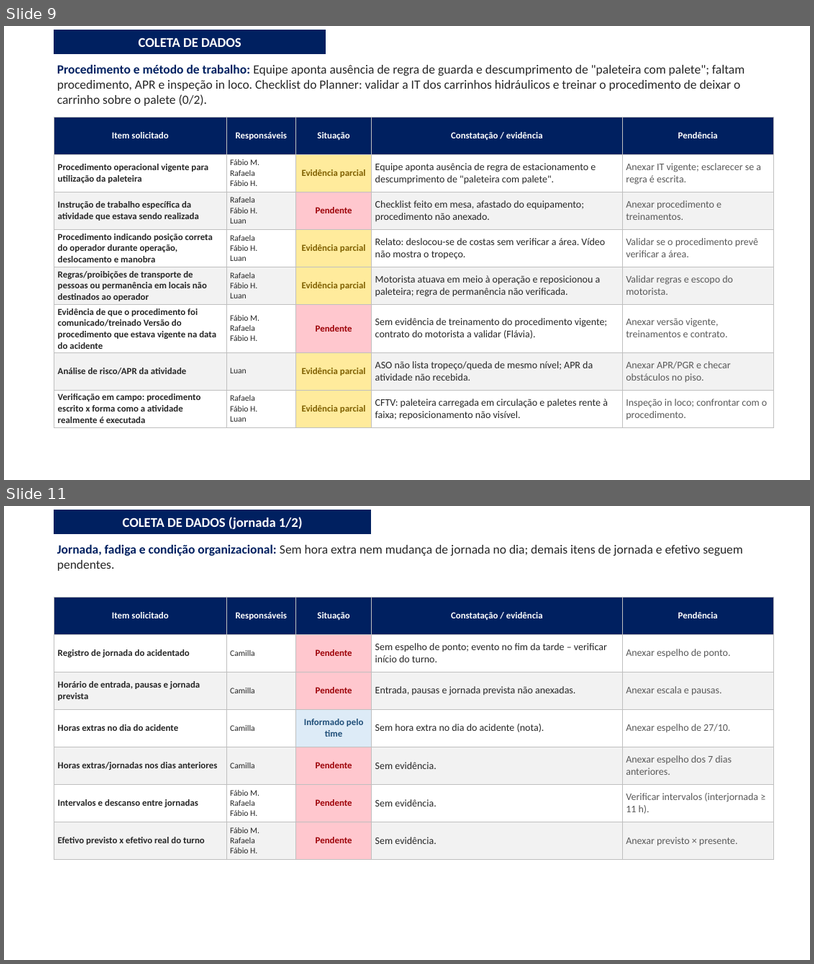
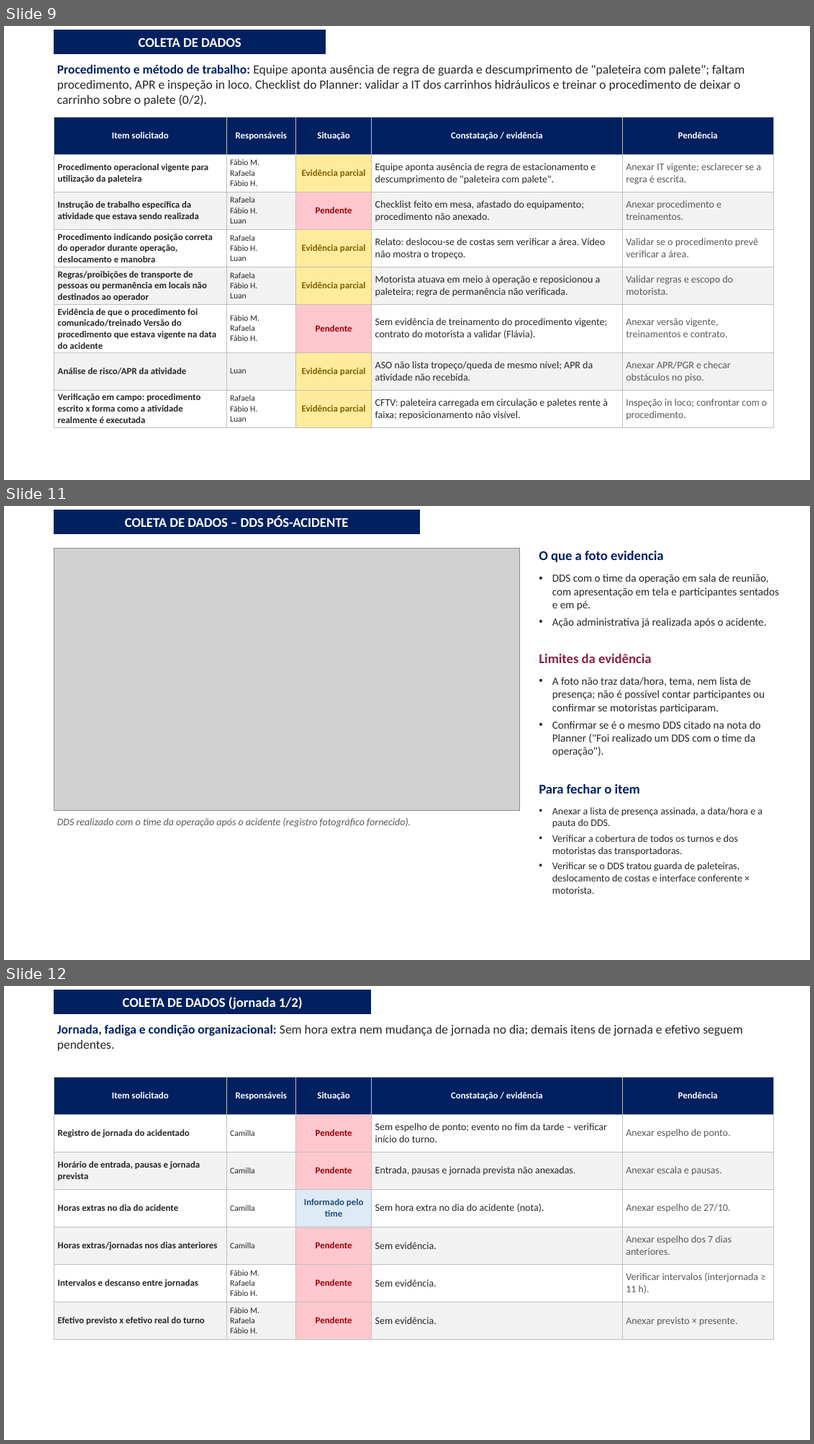
Before and after one commit to luantavarez9/hospital-seguro, a slide deck: entrega_acidente_GRU1/Apresentacao_Ocorrencia_Acidente_GRU_I.pptx. Shown one above the other, each under a label of ours: slides 9 and 11 before the commit, slides 9, 11 and 12 after it; the slides between them are not shown. The pictures are 814x964 and 814x1444 pixels, drawn with LibreOffice and Linux fonts; fonts in the diff are those of the drawing; grey boxes stand for pictures; background and template pictures are left out. Boxes give left, top, right and bottom in pixels: in the first picture for what was removed or moved away, otherwise in the second. Text is boxed around its words. In the diff, an @@ line names an element or a change of style, - is before the commit and + after.

```diff
--- a/entrega_acidente_GRU1/Apresentacao_Ocorrencia_Acidente_GRU_I.pptx
+++ b/entrega_acidente_GRU1/Apresentacao_Ocorrencia_Acidente_GRU_I.pptx
@@ slide 11 added at [4,506,810,960], background picture (left out) @@
@@ rectangle added at [54,510,419,534], fill #002060, outline #002060 0.75 pt, 16 pt, text #FFFFFF, bold @@
+COLETA DE DADOS – DDS PÓS-ACIDENTE
@@ picture added at [54,548,520,811] @@
@@ text added at [539,551,664,562], 16 pt, text #002060, bold @@
+O que a foto evidencia
@@ text added at [553,574,779,628], 13 pt, text #262626 @@
+• DDS com o time da operação em sala de reunião, com apresentação em tela e participantes sentados e em pé.
+• Ação administrativa já realizada após o acidente.
@@ text added at [539,654,651,663], 16 pt, text #8C213F, bold @@
+Limites da evidência
@@ text added at [553,677,765,757], 13 pt, text #262626 @@
+• A foto não traz data/hora, tema, nem lista de presença; não é possível contar participantes ou confirmar se motoristas participaram.
+• Confirmar se é o mesmo DDS citado na nota do Planner ("Foi realizado um DDS com o time da operação").
@@ text added at [539,784,640,793], 16 pt, text #002060, bold @@
+Para fechar o item
@@ text added at [553,807,763,893], 12 pt, text #262626 @@
+• Anexar a lista de presença assinada, a data/hora e a pauta do DDS.
+• Verificar a cobertura de todos os turnos e dos motoristas das transportadoras.
+• Verificar se o DDS tratou guarda de paleteiras, deslocamento de costas e interface conferente × motorista.
@@ text added at [57,818,411,827], 12 pt, text #595959, italic @@
+DDS realizado com o time da operação após o acidente (registro fotográfico fornecido).
@@ what was slide 11 is now slide 12 @@
```
Also in this commit, not shown: 7 slides changed, 4 other files.
